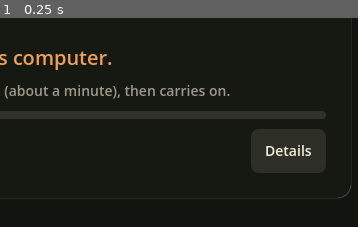
Above: before the commit, frame 1.
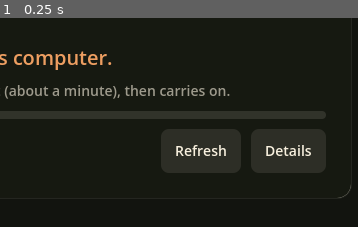
Above: after the commit, the same moment.

Repository: Indenex/LifeGame
Game: Godot game, scene res://main.tscn
Same seed, same stepped clock (60 frames per second), same inputs: the game is played once before the commit and once after it.
Inputs:
- Up to frame 1 (0.25 s): no input
The pictures show only the part of the screen within x 50-100%, y 50-100%; the shares and areas given below are measured in that part.

The runs differ from the first frame. In frame 1, 0.4% of the frame differs, in the area x 49-64%, y 60-67%.

Commit message:
release-5: Refresh button in the launcher (checks for a newer build again)
Co-Authored-By: Claude Sonnet 5.5 <noreply@anthropic.com>
Claude-Session: https://claude.ai/code/session_01Jxp6a8KwCCg4DsFyCZHC9t

Diff:
--- a/launcher/launcher.gd
+++ b/launcher/launcher.gd
@@ -75,6 +75,8 @@
 var bar: ProgressBar
 var main_button: Button
 var world_button: Button
+var refresh_button: Button
+var checking := false      # a release check is running (the Refresh button says "Checking...")
 var play_button: Button
 var log_button: Button
 var log_box: TextEdit
@@ -281,6 +283,10 @@
 	var fill_space := Control.new()
 	fill_space.size_flags_horizontal = Control.SIZE_EXPAND_FILL
 	row.add_child(fill_space)
+	refresh_button = _button("Refresh", false)
+	refresh_button.tooltip_text = "Check for a newer build again"
+	refresh_button.pressed.connect(_on_refresh)
+	row.add_child(refresh_button)
 	log_button = _button("Details", false)
 	log_button.pressed.connect(func(): log_box.visible = not log_box.visible)
 	row.add_child(log_button)
@@ -408,6 +414,8 @@
 		main_button.disabled = busy
 		play_button.visible = false
 	world_button.disabled = busy
+	refresh_button.disabled = busy
+	refresh_button.text = "Checking..." if checking else "Refresh"
 	game_label.text = "Game: " + _build_name(state.client_build)
 	if manage_server:
 		world_label.text = "World: " + _build_name(state.server_build)
@@ -419,7 +427,15 @@
 
 # --- Releases ---------------------------------------------------------------------
 
+# The Refresh button: look at the releases again without restarting (new builds appear while
+# the launcher is open). Ignored while anything else is running.
+func _on_refresh() -> void:
+	if busy:
+		return
+	await _refresh()
+
 func _refresh() -> void:
+	checking = true
 	_set_busy(true)
 	_set_status("Looking for the newest build...")
 	var list = await _get_json("%s/repos/%s/releases?per_page=50" % [api, repo])
@@ -443,6 +459,7 @@
 	latest = releases[0] if not releases.is_empty() else {}
 	if not latest.is_empty() and await _self_update():
 		return  # a new launcher is starting in our place
+	checking = false
 	_set_busy(false)
 	if latest.is_empty():
 		if list == null:
Not shown, changed: tickets/release-3.md
